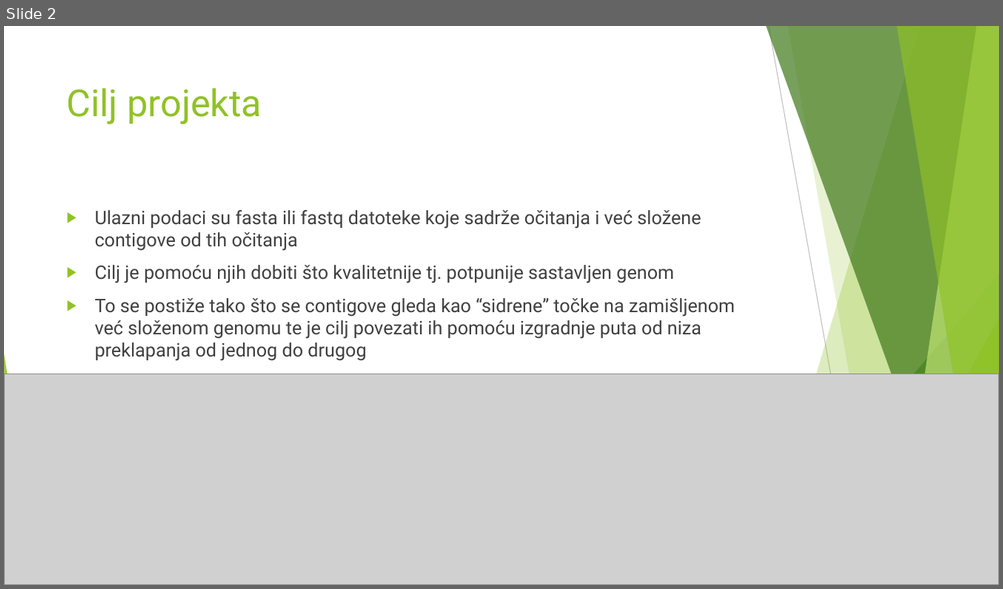
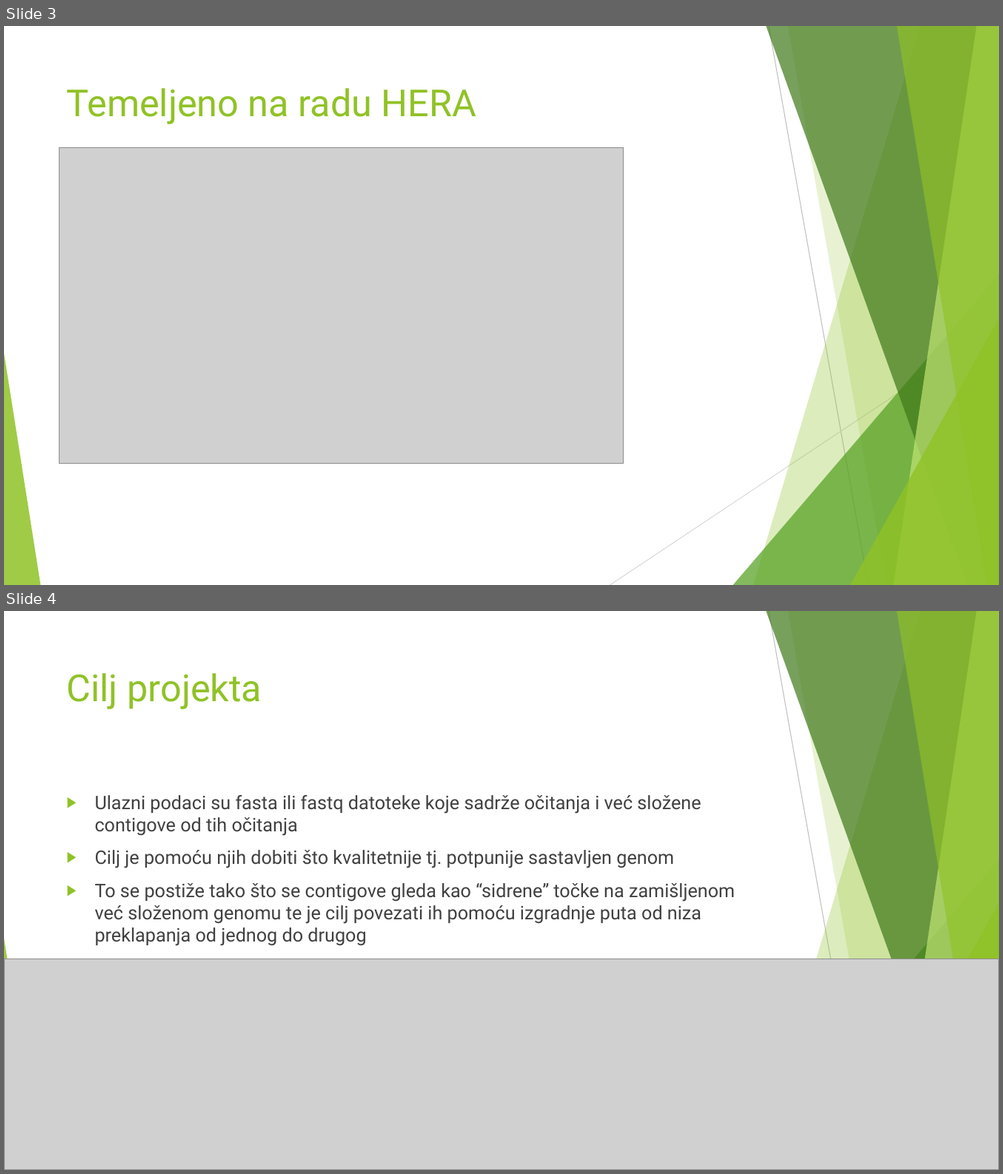
Before and after one commit to doivosevic/HERAsharp, a slide deck: docs/Poboljšanje djelomično sastavljenog genoma dugim očitanjima.pptx. Shown one above the other, each under a label of ours: slide 2 before the commit, slides 3 and 4 after it. The pictures are 1003x589 and 1003x1174 pixels, drawn with LibreOffice and Linux fonts; fonts in the diff are those of the drawing; grey boxes stand for pictures. Boxes give left, top, right and bottom in pixels: in the first picture for what was removed or moved away, otherwise in the second. Text is boxed around its words. In the diff, an @@ line names an element or a change of style, - is before the commit and + after.

```diff
--- a/docs/Poboljšanje djelomično sastavljenog genoma dugim očitanjima.pptx
+++ b/docs/Poboljšanje djelomično sastavljenog genoma dugim očitanjima.pptx
@@ slide 3 added at [4,26,999,585], background #FFFFFF; not listed: 10 template elements that a slide beside it also shows @@
@@ title added at [67,88,476,124], 36 pt, text #90C226 @@
+Temeljeno na radu HERA
@@ picture added at [60,147,623,464] @@
@@ what was slide 2 is now slide 4 @@
```
Also in this commit, not shown: 2 slides changed, 1 other slide added.
